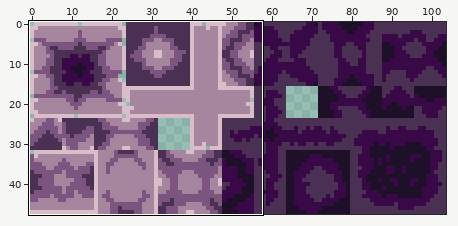
One commit to this sprite sheet: assets/graphics/map/stone.png. Above, an overview of the earlier version with the close-up marked.
Close-up. The starting point:
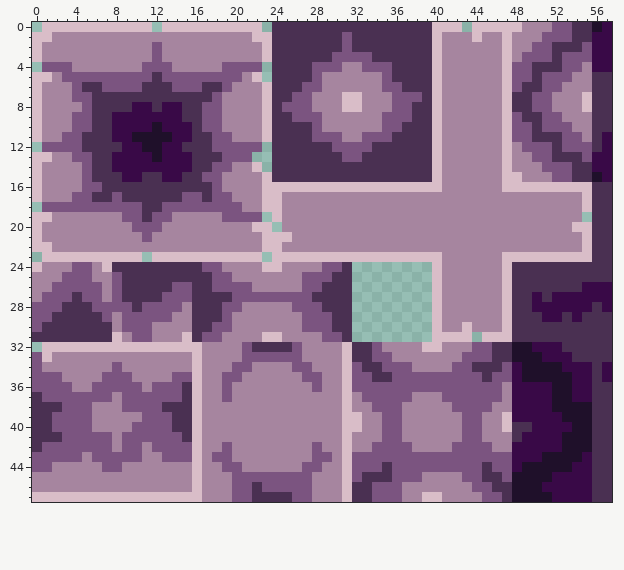
The file is 104x48 pixels. Shown: x 0..57, y 0..47.
And afterwards:
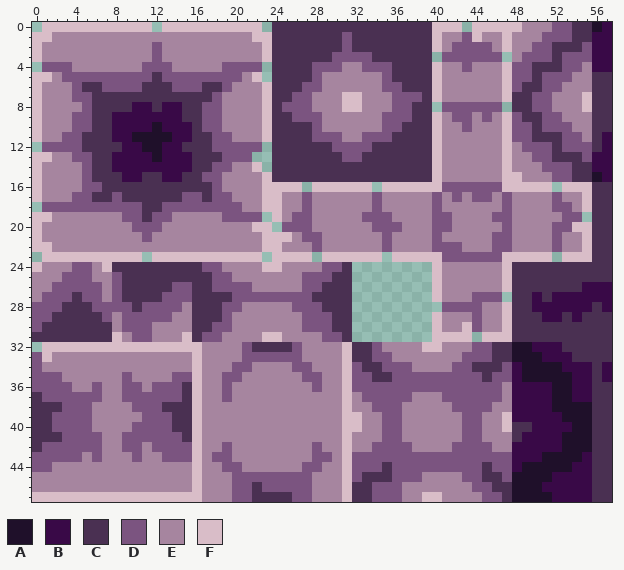
Palette (. is transparent): A #1f102a  B #390947  C #4a3052  D #7b5480  E #a6859f  F #d9bdc8
Author's note on the commit: Changes to Fire and Stone tilesets.
From old to new:
Changed rows in their new state; - is an unchanged pixel.
first column x 40:
 1 ---D----
 2 --DDDD--
 3 .DDDDDD.
 4 ---D----
first column x 40:
 8 .DDDDDD.
 9 --DD-D--
10 ---D----
first column x 25:
16 --.------.------DDDDDD-----.--
17 --D------D-----D-D-DD-D----D--
18 --D------D-----D------D----DD-
19 -DD-----DDD----DD----DD-----DD
20 DDD------DDD---DD-----D----DD-
21 --DD------D----D-----DD----D--
22 ---D------D----DDD---DD----D--
23 ---.------.-----DDDDDD-----.--
first column x 40:
27 ----DDD.
28 .DDDD---
29 ----D---
30 ----D---
first column x 7:
34 -E-
35 EE-
36 EE-
37 E--
38 --E
41 E--
42 E--
43 EEE
44 EE-
